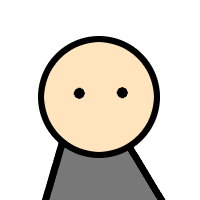
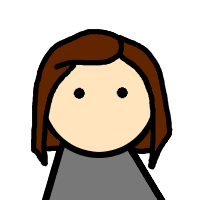
The second 200x200 image is a revision of the first. Changes to its layers:
added group "Eyes" with 4 layers above "Hairs" over (59, 73, 142, 85)
added group "Hairs" with 4 layers above "Outline" over (31, 29, 173, 170)
added layer "Copie de Bald" in group "Hairs" over (31, 29, 173, 170)
painted on "BaseColors" over (58, 40, 132, 59)
hid "Arrière-plan" over (31, 29, 173, 170)
